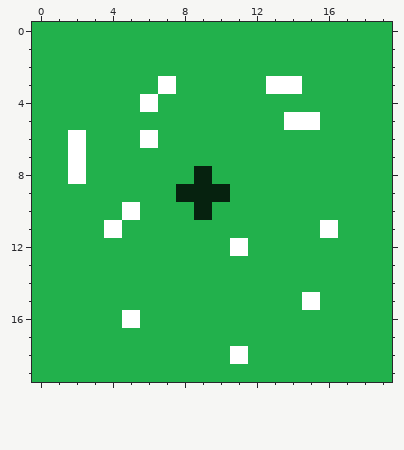
File history of a pixel-art sprite, UI/Images/ground/W/8.png. Above is the file before it was changed.
The file is 20x20 pixels.
Once edited:
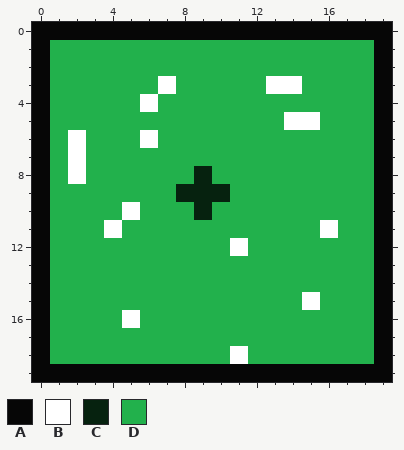
Palette (. is transparent): A #060606  B #ffffff  C #06220f  D #22b14c
Edits made:
Colour D becomes colour A in row 0 at x 0 to 19; in rows 1 to 18 at x 0 and 19; in row 19 at x 0 to 19.
Pixel boxes of the changes (left, top, right, bottom) in both pictures:
changed: (32, 22, 392, 382)
